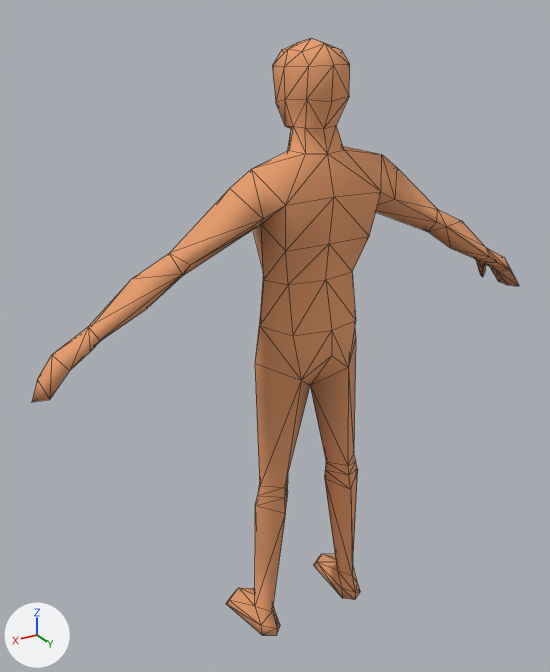
Before and after pictures for a commit that changed the glTF model assets/Humanoid.glb.
Before and after are seen from a 50 mm camera at (1.141, 1.691, 1.869) aimed at (0.063, -0.106, 0.97). Lighting does not change. The marker at lower left points along +X, +Y and +Z. Mesh edges are drawn as thin lines. Where no turn or scale is listed for an object, it has been applied to the vertices. Vertices at the same position are counted once.

Objects in the first picture: 'HumanoidBase_NotOverlapping.001'.
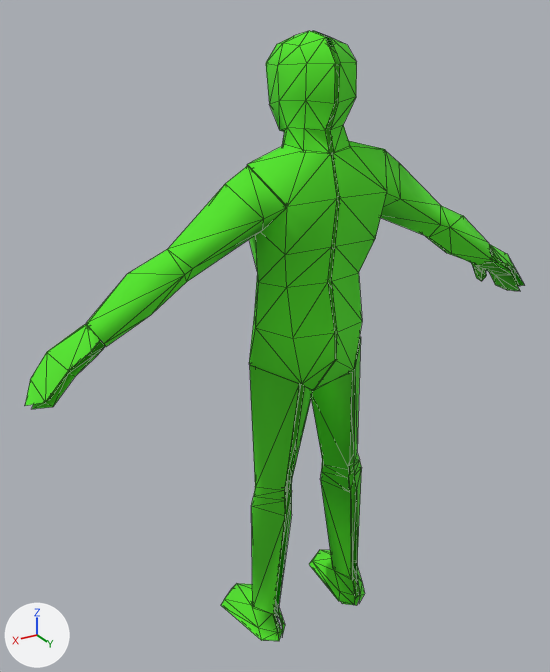
Pixel boxes [x1, y1, x2, y2] of what changed, in the pictures (550 x 672 px):
'HumanoidBase_NotOverlapping.001', reshaped
    before: [32, 39, 519, 635]
    after: [25, 31, 524, 641]
part 1 of me_humanoidbase_notoverlapping_001, added (green)
    after: [25, 31, 524, 641]
part 2 of me_humanoidbase_notoverlapping_001, recoloured
    before: [32, 44, 519, 635]
    after: [47, 45, 519, 632]

What changed in the scene script:
```text
Add mat_base:
    mat_base = principled_material('Base')
    mat_base.base_color = (0.0872, 0.805, 0.0204)  # green #53e827
    mat_base.roughness = 1.0
Change me_humanoidbase_notoverlapping_001:
    used by ob_humanoidbase_notoverlapping_001; location = (0.0, 0.0, 0.0)
    remove me_humanoidbase_notoverlapping_001.from_pydata(...)  # 203 vertices, 402 faces; spans x -0.8..0.81, y -0.18..0.11, z 0.0..1.8
    add me_humanoidbase_notoverlapping_001.from_pydata(...)  # 640 vertices, 804 faces; spans x -0.82..0.83, y -0.2..0.12, z -0.02..1.82
    me_humanoidbase_notoverlapping_001 part 1: 437 vertices added at x -0.82..0.83, y -0.2..0.12, z -0.02..1.82
    me_humanoidbase_notoverlapping_001 part 2: 215 faces spanning x -0.8..0.81, y -0.18..0.11, z 0.0..1.8 switch from mat_humanoid_notoverlapping_001 (orange #e89e6e) to mat_base (green #53e827)
```
